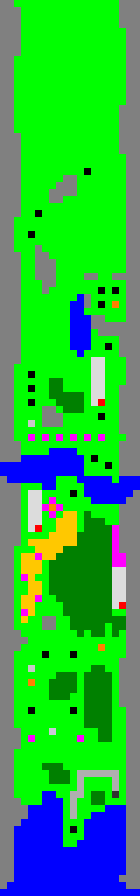
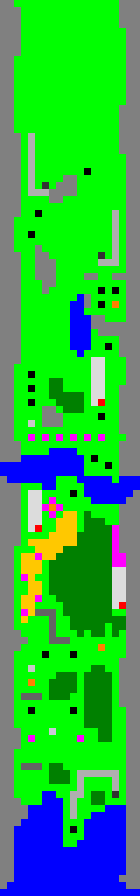
Before/after of a w=140, h=896 layered artwork. What changed in the layer stack:
painted on "enemies" over (42, 182, 105, 259)
painted on "midground" over (21, 133, 119, 770)
painted on "ground" over (42, 763, 49, 770)
